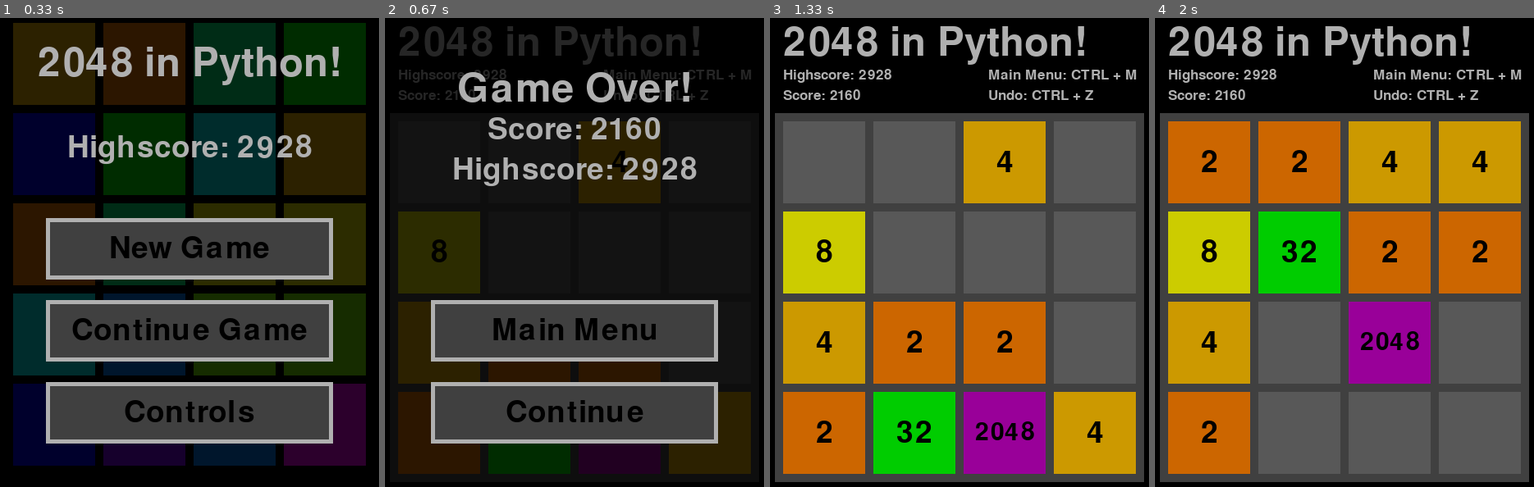
Above: before the commit, frames 1-4 (left to right).
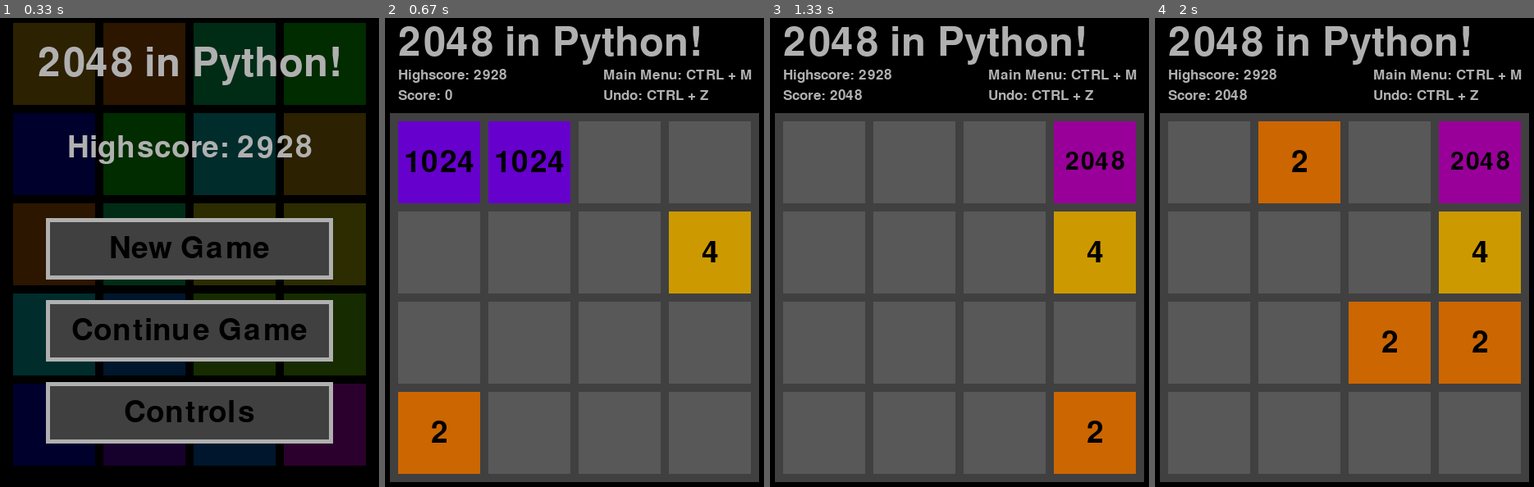
Above: after the commit, the same moments.

Repository: BubbaTLC/Pygame-2048
Game: pygame game, started from main.py
Same seed, same stepped clock (60 frames per second), same inputs: the game is played once before the commit and once after it.
Inputs (mouse positions are in pixels of both pictures, inside the frame that each line leads up to):
- Up to frame 1 (0.33 s): no input
- Up to frame 2 (0.67 s): press the mouse at (574, 332) at 0.37 s; move the mouse to (593, 341) at 0.47 s; release the mouse at (612, 355) at 0.6 s
- Up to frame 3 (1.33 s): hold Right 0.67-1.13 s; move the mouse to (842, 177) at 0.7 s; click "2" at 1.22 s
- Up to frame 4 (2 s): tap S at 1.5 s; hold Up from 1.83 s (still down)

Frame 1 is identical in both runs. In frame 2, 67% of the frame differs, in the area x 1-99%, y 1-99%; in frame 3, 42%; in frame 4, 42%.

Commit message:
Pushing up changes from new windows install. Also pushing exe. --BC

Diff:
--- a/auto-py-to-exe.json
+++ b/auto-py-to-exe.json
@@ -7,7 +7,7 @@
   },
   {
    "optionDest": "filenames",
-   "value": "D:/PROGRAMING/Pygame-2048/main.py"
+   "value": "E:/GitHub/Pygame-2048/main.py"
   },
   {
    "optionDest": "onefile",
@@ -19,7 +19,7 @@
   },
   {
    "optionDest": "icon_file",
-   "value": "D:/PROGRAMING/Pygame-2048/images/2048_white.ico"
+   "value": "E:/GitHub/Pygame-2048/images/2048_white.ico"
   },
   {
    "optionDest": "name",
@@ -63,7 +63,7 @@
   },
   {
    "optionDest": "datas",
-   "value": "D:/PROGRAMING/Pygame-2048/ui.py;."
+   "value": "E:/GitHub/Pygame-2048/ui.py;."
   }
  ],
  "nonPyinstallerOptions": {
--- a/main.py
+++ b/main.py
@@ -1,6 +1,8 @@
 import pygame
-from ui import * # pylint: disable=unused-wildcard-import
+from ui import *  # pylint: disable=unused-wildcard-import
 # pylint: disable=no-member
+
+
 class App:
     """Create a single-window app with multiple scenes."""
 
@@ -45,8 +47,8 @@
             pygame.display.flip()
             clock.tick(60)
 
+        pygame.quit()
 
-        pygame.quit()
 
 if __name__ == '__main__':
     App().run()
--- a/ui.py
+++ b/ui.py
@@ -5,11 +5,11 @@
 
 
 COLORS = {
-    "BLACK" : (0,0,0),
-    "WHITE" : (255,255,255),
-    "DARK_GRAY": (64,64,64),
-    "LIGHT_GRAY": (176,176,176),
-    "0": (88,88,88),
+    "BLACK": (0, 0, 0),
+    "WHITE": (255, 255, 255),
+    "DARK_GRAY": (64, 64, 64),
+    "LIGHT_GRAY": (176, 176, 176),
+    "0": (88, 88, 88),
     "2": (204, 102, 0),
     "4": (204, 153, 0),
     "8": (204, 204, 0),
@@ -21,18 +21,20 @@
     "512": (0, 0, 204),
     "1024": (102, 0, 204),
     "2048": (204, 0, 204),
-    "MAX" : (153, 0, 153)
+    "MAX": (153, 0, 153)
 }
+
 
 class Board:
     """Board Object for storing the position of tiles."""
-    def __init__(self, width=4, height=4, score=0, choice=[2,4], endTile=2048):
+
+    def __init__(self, width=4, height=4, score=0, choice=[2, 4], endTile=2048):
         self.tiles = np.zeros(width*height, dtype=int)
         for i in range(len(choice)):
             self.tiles[i] = choice[i]
         np.random.shuffle(self.tiles)
-        self.tiles[0] = 1024
-        self.tiles[1] = 1024
+        # self.tiles[0] = 1024
+        # self.tiles[1] = 1024
 
         self.width = width
         self.height = height
@@ -86,13 +88,13 @@
         This functions prints the self.tiles and the score to the console.
         """
         print(f"Score: {self.score}")
-        print(self.tiles.copy().reshape(self.width,self.height))
+        print(self.tiles.copy().reshape(self.width, self.height))
 
     def is_game_over(self):
         """
             This function returns if the game is over.
         """
-        if self.endless: # If it is in endless mode
+        if self.endless:  # If it is in endless mode
             if self.can_move():
                 return False
             else:
@@ -212,19 +214,19 @@
         self.lastScore = self.score
 
         for i in range(self.height-1):
-            for c in range(len(self.tiles)-1, self.height-1, -1): # Move tiles
+            for c in range(len(self.tiles)-1, self.height-1, -1):  # Move tiles
                 if self.tiles[c] == 0:
                     self.tiles[c] = self.tiles[c-self.height]
                     self.tiles[c-self.height] = 0
 
-        for c in range(len(self.tiles)-1, self.height-1, -1): # Combine tiles
+        for c in range(len(self.tiles)-1, self.height-1, -1):  # Combine tiles
             if self.tiles[c] == self.tiles[c-self.height]:
                 self.tiles[c] = self.tiles[c] + self.tiles[c-self.height]
                 self.tiles[c-self.height] = 0
                 self.score += self.tiles[c]
 
         for i in range(self.height-1):
-            for c in range(len(self.tiles)-1, self.height-1, -1): # Move tiles
+            for c in range(len(self.tiles)-1, self.height-1, -1):  # Move tiles
                 if self.tiles[c] == 0:
                     self.tiles[c] = self.tiles[c-self.height]
                     self.tiles[c-self.height] = 0
@@ -285,10 +287,11 @@
         self.tiles = self.lastTiles
         self.score = self.lastScore
 
+
 class Text:
     """Create a text object."""
 
-    def __init__(self, text, pos=(0,0), fontcolor=Color('black'), fontsize=72, fontname='ariel'):
+    def __init__(self, text, pos=(0, 0), fontcolor=Color('black'), fontsize=72, fontname='ariel'):
         self.text = text
         self.pos = pos
         self.fontname = fontname
@@ -311,8 +314,9 @@
         """Draw the text image to the screen."""
         screen.blit(self.img, self.rect)
 
-    def center(self,x,y):
-        self.rect = self.img.get_rect(center=(x,y))
+    def center(self, x, y):
+        self.rect = self.img.get_rect(center=(x, y))
+
 
 class Button():
     def __init__(self, text="Button"):
@@ -323,14 +327,14 @@
         centerX = pos[0]
         centerY = pos[1]
 
-        rect1 = Rect(0,0,0,0)
-        rect1.size=(width, height)
+        rect1 = Rect(0, 0, 0, 0)
+        rect1.size = (width, height)
         rect1.centerx = centerX
         rect1.centery = centerY
         pygame.draw.rect(screen, secondaryColor, rect1)
 
-        self.rect2 = Rect(0,0,0,0)
-        self.rect2.size=(width-10, height-10)
+        self.rect2 = Rect(0, 0, 0, 0)
+        self.rect2.size = (width-10, height-10)
         self.rect2.centerx = (centerX)
         self.rect2.centery = (centerY)
         pygame.draw.rect(screen, primaryColor, self.rect2)
@@ -348,6 +352,7 @@
                     return True
 
         return False
+
 
 class Scene:
     def __init__(self, screen):
@@ -357,9 +362,10 @@
         self.HEIGHT = ((self.TILE_SIZE+20) * (5))-10
         self.SCREEN_SIZE = (self.WIDTH, self.HEIGHT)
         self.screen = screen
-        self.bgTiles = np.array([2,2,4,4,8,8,16,16,32,32,64,64,128,128,256,256,512,512,1024,2048])
+        self.bgTiles = np.array(
+            [2, 2, 4, 4, 8, 8, 16, 16, 32, 32, 64, 64, 128, 128, 256, 256, 512, 512, 1024, 2048])
         np.random.shuffle(self.bgTiles)
-        self.bgTiles = self.bgTiles.reshape(5,4)
+        self.bgTiles = self.bgTiles.reshape(5, 4)
 
     def ProcessInput(self, events, pressed_keys):
         pass
@@ -373,13 +379,15 @@
     def Background(self):
         for c in range(4):
             for r in range(5):
-                pygame.draw.rect(self.screen, COLORS[f'{self.bgTiles[r][c]}'], ((20)+(c*self.TILE_SIZE)+(c*10),(20)+(r*self.TILE_SIZE)+(r*10), self.TILE_SIZE, self.TILE_SIZE))
+                pygame.draw.rect(self.screen, COLORS[f'{self.bgTiles[r][c]}'], ((
+                    20)+(c*self.TILE_SIZE)+(c*10), (20)+(r*self.TILE_SIZE)+(r*10), self.TILE_SIZE, self.TILE_SIZE))
 
     def SwitchToScene(self, next_scene):
         self.next = next_scene
 
     def Terminate(self):
         self.SwitchToScene(None)
+
 
 class MenuScene(Scene):
     def __init__(self, screen, board):
@@ -405,29 +413,33 @@
                 if self.btnControls.button_clicked(event):
                     self.SwitchToScene(ControlsScene(self.screen, self.board))
 
-
     def Render(self):
         self.Background()
         bg = pygame.Surface(self.SCREEN_SIZE)
         bg.set_alpha(200)
-        pygame.draw.rect(bg, COLORS['BLACK'], (0,0,self.WIDTH,self.HEIGHT))
-        self.screen.blit(bg, (0,0))
+        pygame.draw.rect(bg, COLORS['BLACK'], (0, 0, self.WIDTH, self.HEIGHT))
+        self.screen.blit(bg, (0, 0))
 
         # Show title
         lblTitle = Text('2048 in Python!', fontcolor=COLORS['LIGHT_GRAY'])
         lblTitle.center(self.WIDTH//2, (self.TILE_SIZE//2) + 20)
         lblTitle.draw(self.screen)
 
-        lblHighscore = Text(f'Highscore: {self.board.highscore}', fontcolor=COLORS['LIGHT_GRAY'], fontsize=55)
+        lblHighscore = Text(
+            f'Highscore: {self.board.highscore}', fontcolor=COLORS['LIGHT_GRAY'], fontsize=55)
         lblHighscore.center(self.WIDTH//2, self.HEIGHT//5+55)
         lblHighscore.draw(self.screen)
 
         # Show New game Button
-        self.btnNewGame.draw(self.screen, (self.WIDTH//2, self.HEIGHT//2), width=self.TILE_SIZE*3.5, height=75)
+        self.btnNewGame.draw(
+            self.screen, (self.WIDTH//2, self.HEIGHT//2), width=self.TILE_SIZE*3.5, height=75)
         # Show Continue Game Button
-        self.btnContinueGame.draw(self.screen, (self.WIDTH//2, (self.HEIGHT//2)+self.TILE_SIZE), width=self.TILE_SIZE*3.5, height=75)
+        self.btnContinueGame.draw(
+            self.screen, (self.WIDTH//2, (self.HEIGHT//2)+self.TILE_SIZE), width=self.TILE_SIZE*3.5, height=75)
         # Show Controls Button
-        self.btnControls.draw(self.screen, (self.WIDTH//2, (self.HEIGHT//2)+self.TILE_SIZE*2), width=self.TILE_SIZE*3.5, height=75)
+        self.btnControls.draw(self.screen, (self.WIDTH//2, (self.HEIGHT//2) +
+                                            self.TILE_SIZE*2), width=self.TILE_SIZE*3.5, height=75)
+
 
 class GameScene(Scene):
     def __init__(self, screen, board):
@@ -459,13 +471,12 @@
                 if self.board.can_move():
                     self.board.endless = True
 
-
     def do_shortcut(self, event):
         """Find the the key/mod combination in the dictionary and execute the cmd."""
         k = event.key
         m = event.mod
         if (k, m) in self.shortcuts:
-            exec(self.shortcuts[(k , m)])
+            exec(self.shortcuts[(k, m)])
         elif (k) in self.shortcuts:
             exec(self.shortcuts[k])
 
@@ -473,9 +484,11 @@
         pass
 
     def Render(self):
-        pygame.draw.rect(self.screen, COLORS['BLACK'], (0,0, self.WIDTH, self.HEIGHT)) # Background
-        pygame.draw.rect(self.screen, COLORS['DARK_GRAY'], (10,30+self.TILE_SIZE, self.WIDTH-20, self.HEIGHT-40-self.TILE_SIZE)) # Tile background
-        tempBoard = self.board.tiles.copy().reshape(self.board.width,self.board.height)
+        pygame.draw.rect(
+            self.screen, COLORS['BLACK'], (0, 0, self.WIDTH, self.HEIGHT))  # Background
+        pygame.draw.rect(self.screen, COLORS['DARK_GRAY'], (
+            10, 30+self.TILE_SIZE, self.WIDTH-20, self.HEIGHT-40-self.TILE_SIZE))  # Tile background
+        tempBoard = self.board.tiles.copy().reshape(self.board.width, self.board.height)
 
         # Display the tiles
         for c in range(self.board.width):
@@ -485,30 +498,39 @@
                 if tempBoard[r][c] >= self.board.endTile:
                     color = 'MAX'
                     fontSize = 45
-                pygame.draw.rect(self.screen, COLORS[f'{color}'], ((20)+(c*self.TILE_SIZE)+(c*10),(40+self.TILE_SIZE)+(r*self.TILE_SIZE)+(r*10), self.TILE_SIZE, self.TILE_SIZE))
+                pygame.draw.rect(self.screen, COLORS[f'{color}'], ((20)+(c*self.TILE_SIZE)+(
+                    c*10), (40+self.TILE_SIZE)+(r*self.TILE_SIZE)+(r*10), self.TILE_SIZE, self.TILE_SIZE))
                 if tempBoard[r][c] > 0:
-                    label = Text(f'{tempBoard[r][c]}', fontcolor=COLORS['BLACK'], fontsize=fontSize)
-                    label.center(((20)+(c*self.TILE_SIZE)+(c*10))+(self.TILE_SIZE//2), ((40+self.TILE_SIZE)+(r*self.TILE_SIZE)+(r*10))+(self.TILE_SIZE//2))
+                    label = Text(
+                        f'{tempBoard[r][c]}', fontcolor=COLORS['BLACK'], fontsize=fontSize)
+                    label.center(((20)+(c*self.TILE_SIZE)+(c*10))+(self.TILE_SIZE//2),
+                                 ((40+self.TILE_SIZE)+(r*self.TILE_SIZE)+(r*10))+(self.TILE_SIZE//2))
                     label.draw(self.screen)
 
         # Display the score
         if self.board.score > self.board.highscore:
             self.board.highscore = self.board.score
 
-        lblScore = Text(f'Score: {self.board.score}',pos=(20, self.TILE_SIZE), fontcolor=COLORS['LIGHT_GRAY'], fontsize=25)
+        lblScore = Text(f'Score: {self.board.score}', pos=(
+            20, self.TILE_SIZE), fontcolor=COLORS['LIGHT_GRAY'], fontsize=25)
         lblScore.draw(self.screen)
-        lblHighscore = Text(f'Highscore: {self.board.highscore}',pos=(20, self.TILE_SIZE-25), fontcolor=COLORS['LIGHT_GRAY'], fontsize=25)
+        lblHighscore = Text(f'Highscore: {self.board.highscore}', pos=(
+            20, self.TILE_SIZE-25), fontcolor=COLORS['LIGHT_GRAY'], fontsize=25)
         lblHighscore.draw(self.screen)
 
         # Display Controls
-        undo = Text(f'Undo: CTRL + Z',pos=((self.WIDTH//2)+35,self.TILE_SIZE), fontcolor=COLORS['LIGHT_GRAY'], fontsize=25)
+        undo = Text(f'Undo: CTRL + Z', pos=((self.WIDTH//2)+35,
+                                            self.TILE_SIZE), fontcolor=COLORS['LIGHT_GRAY'], fontsize=25)
         undo.draw(self.screen)
-        restart = Text(f'Main Menu: CTRL + M',pos=((self.WIDTH//2)+35,self.TILE_SIZE-25), fontcolor=COLORS['LIGHT_GRAY'], fontsize=25)
+        restart = Text(f'Main Menu: CTRL + M', pos=((self.WIDTH//2)+35,
+                                                    self.TILE_SIZE-25), fontcolor=COLORS['LIGHT_GRAY'], fontsize=25)
         restart.draw(self.screen)
 
         # Display the Game title
-        title = Text(f'2048 in Python!',pos=(20,20), fontcolor=COLORS['LIGHT_GRAY'])
+        title = Text(f'2048 in Python!', pos=(20, 20),
+                     fontcolor=COLORS['LIGHT_GRAY'])
         title.draw(self.screen)
+
 
 class EndScene(Scene):
     def __init__(self, screen, board):
@@ -529,30 +551,33 @@
                         self.board.save_game()
                         self.SwitchToScene(GameScene(self.screen, self.board))
 
-
-
     def Render(self):
         # Tint the background
         GameScene(self.screen, self.board).Render()
         bg = pygame.Surface(self.SCREEN_SIZE)
         bg.set_alpha(200)
-        pygame.draw.rect(bg, COLORS['BLACK'], (0,0,self.WIDTH,self.HEIGHT))
-        self.screen.blit(bg, (0,0))
+        pygame.draw.rect(bg, COLORS['BLACK'], (0, 0, self.WIDTH, self.HEIGHT))
+        self.screen.blit(bg, (0, 0))
 
         # Display game over text
         lblGameOver = Text("Game Over!", fontcolor=COLORS['LIGHT_GRAY'])
-        lblScore = Text(f"Score: {self.board.score}", fontcolor=COLORS['LIGHT_GRAY'], fontsize=55)
-        lblHighscore = Text(f"Highscore: {self.board.highscore}", fontcolor=COLORS['LIGHT_GRAY'], fontsize=55)
-        labels = [lblGameOver,lblScore,lblHighscore]
+        lblScore = Text(f"Score: {self.board.score}",
+                        fontcolor=COLORS['LIGHT_GRAY'], fontsize=55)
+        lblHighscore = Text(
+            f"Highscore: {self.board.highscore}", fontcolor=COLORS['LIGHT_GRAY'], fontsize=55)
+        labels = [lblGameOver, lblScore, lblHighscore]
 
         for i in range(len(labels)):
             labels[i].center(self.WIDTH//2, self.TILE_SIZE+(i*50))
             labels[i].draw(self.screen)
 
         # Display play again button
-        self.btnMainMenu.draw(self.screen, (self.WIDTH//2, (self.HEIGHT//2)+self.TILE_SIZE), width=self.TILE_SIZE*3.5, height=75)
+        self.btnMainMenu.draw(self.screen, (self.WIDTH//2, (self.HEIGHT//2) +
+                                            self.TILE_SIZE), width=self.TILE_SIZE*3.5, height=75)
         if self.board.endless:
-            self.btnContinue.draw(self.screen, (self.WIDTH//2, (self.HEIGHT//2)+self.TILE_SIZE*2), width=self.TILE_SIZE*3.5, height=75)
+            self.btnContinue.draw(self.screen, (self.WIDTH//2, (self.HEIGHT//2) +
+                                                self.TILE_SIZE*2), width=self.TILE_SIZE*3.5, height=75)
+
 
 class ControlsScene(Scene):
     def __init__(self, screen, board):
@@ -572,21 +597,23 @@
         # Tint the background
         bg = pygame.Surface(self.SCREEN_SIZE)
         bg.set_alpha(200)
-        pygame.draw.rect(bg, COLORS['BLACK'], (0,0,self.WIDTH,self.HEIGHT))
-        self.screen.blit(bg, (0,0))
+        pygame.draw.rect(bg, COLORS['BLACK'], (0, 0, self.WIDTH, self.HEIGHT))
+        self.screen.blit(bg, (0, 0))
         lblTitle = Text('2048 in Python!', fontcolor=COLORS['LIGHT_GRAY'])
         lblTitle.center(self.WIDTH//2, (self.TILE_SIZE//2) + 20)
         lblTitle.draw(self.screen)
 
         # Display game over text
         labels = ["[ W | Up-Arrow ] = Move Up", "[ S | Down-Arrow ] = Move Down",
-                    "[ A | Left-Arrow ] = Move Left", "[ D | Right-Arrow ] = Move Right",
-                    "[ CTRL + Z ] = Undo", "[ CTRL + M ] = Main Menu"]
+                  "[ A | Left-Arrow ] = Move Left", "[ D | Right-Arrow ] = Move Right",
+                  "[ CTRL + Z ] = Undo", "[ CTRL + M ] = Main Menu"]
         # "[ CTRL + SHIFT + A ] = Auto"
         for line in range(len(labels)):
-            label = Text(labels[line], fontcolor=COLORS['LIGHT_GRAY'], fontsize=25)
+            label = Text(
+                labels[line], fontcolor=COLORS['LIGHT_GRAY'], fontsize=25)
             label.center(self.WIDTH//2, (self.HEIGHT//3)+(line*25))
             label.draw(self.screen)
 
         # Display main menu button
-        self.btnMainMenu.draw(self.screen, (self.WIDTH//2, (self.HEIGHT//2)+self.TILE_SIZE*2), width=self.TILE_SIZE*3.5, height=75)
+        self.btnMainMenu.draw(self.screen, (self.WIDTH//2, (self.HEIGHT//2) +
+                                            self.TILE_SIZE*2), width=self.TILE_SIZE*3.5, height=75)
Binary file changed: data/save.npy
Binary file changed: output/data/save.npy
Not shown, changed: output/2048 in Python!.exe
